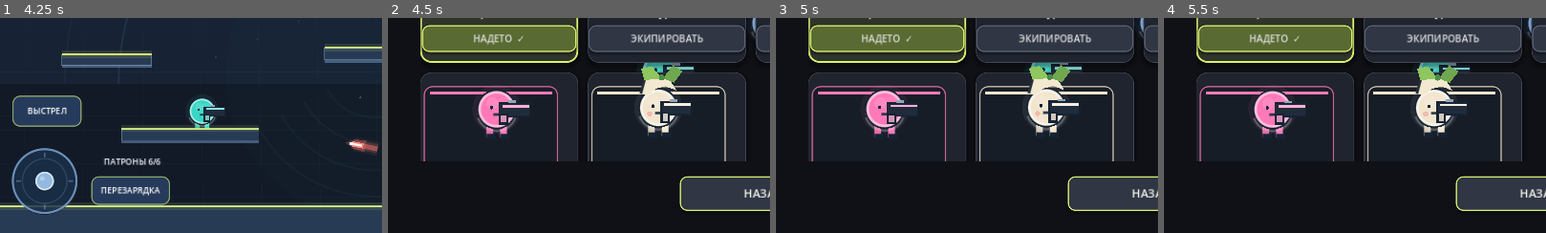
Above: before the commit, frames 1-4 (left to right).
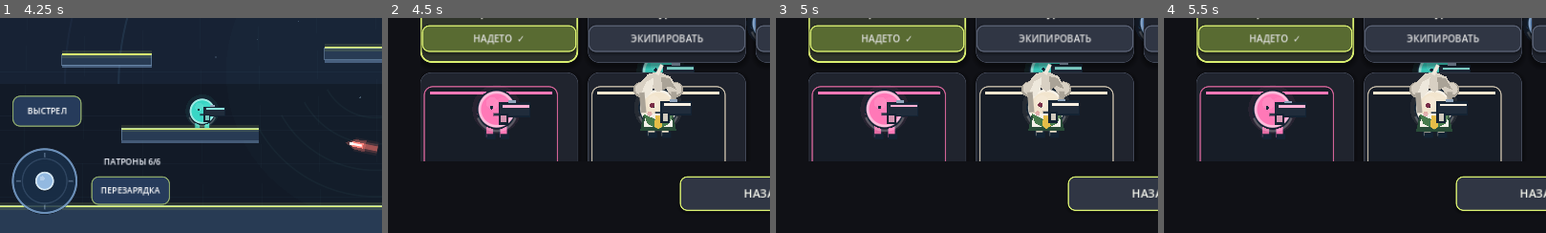
Above: after the commit, the same moments.

Repository: loslam-del/Kiwi-rounds
Game: Godot game, scene res://scenes/main.tscn
Two runs of this game, one before a commit and one after it. Both use one fixed random seed, a clock stepped at 60 frames per second and the inputs below.
Inputs:
- Up to frame 1 (4.25 s): click "ИГРАТЬ" at 0.5 s; click "ОНЛАЙН — ПОЗЖЕ" at 1.25 s; click "НАЗАД" at 2 s; click "ПРОТИВ БОТОВ" at 2.75 s; click "ЛЁГКАЯ" at 3.5 s
- Up to frame 2 (4.5 s): click "СКИН: Бирюзовый" at 4.25 s
- Up to frame 3 (5 s): no input
- Up to frame 4 (5.5 s): click "НАДЕТО ✓" at 5 s
The pictures show only the part of the screen within x 1-51%, y 50-100%; the shares and areas given below are measured in that part.

Frame 1 is identical in both runs. In frame 2, 1.8% of the frame differs, in the area x 64-78%, y 21-53%; in frame 3, 1.8%; in frame 4, 1.9%.

Commit message:
Redesign Kiwi skin with school uniform and recognizable features

Diff:
--- a/scripts/player.gd
+++ b/scripts/player.gd
@@ -393,14 +393,37 @@
         draw_set_transform(Vector2.ZERO,0.0,Vector2(facing,1.0))
 
     if skin_style == "kiwi":
-        # Kiwi Araga-inspired cosmetic: cream-blonde fringe and a green leaf bow.
-        draw_colored_polygon(PackedVector2Array([center+Vector2(-20,-17),center+Vector2(-16,-32),center+Vector2(-4,-39),center+Vector2(12,-34),center+Vector2(21,-20),center+Vector2(8,-25),center+Vector2(-3,-22),center+Vector2(-13,-14)]),Color("#f3e8d0"))
-        draw_line(center+Vector2(-20,-17),center+Vector2(-16,-32),Color("#27303a"),1.8,true)
-        draw_colored_polygon(PackedVector2Array([center+Vector2(4,-34),center+Vector2(-8,-48),center+Vector2(-20,-45),center+Vector2(-16,-32)]),Color("#8fc65e"))
-        draw_colored_polygon(PackedVector2Array([center+Vector2(5,-34),center+Vector2(17,-49),center+Vector2(28,-42),center+Vector2(18,-29)]),Color("#6fa84f"))
-        draw_circle(center+Vector2(4,-35),3.5,Color("#4c8d45"))
-        draw_circle(center+Vector2(-10,7),3.0,Color("#eea6a0",0.65))
-        draw_circle(center+Vector2(10,7),3.0,Color("#eea6a0",0.65))
+        # Kiwi's school look: ash-blonde low twin buns, face-framing locks and uniform.
+        var hair := Color("#d8d0c3")
+        var hair_light := Color("#eee8dc")
+        var hair_shadow := Color("#aaa397")
+        var shirt := Color("#f4f0e8")
+        var green := Color("#477b4c")
+        var green_dark := Color("#294c38")
+        var tie := Color("#e5bd48")
+        # White shirt, green sailor collar and yellow necktie.
+        draw_colored_polygon(PackedVector2Array([center+Vector2(-17,8),center+Vector2(17,8),center+Vector2(21,27),center+Vector2(-21,27)]),green_dark)
+        draw_colored_polygon(PackedVector2Array([center+Vector2(-15,7),center+Vector2(15,7),center+Vector2(17,22),center+Vector2(-17,22)]),shirt)
+        draw_colored_polygon(PackedVector2Array([center+Vector2(-17,7),center+Vector2(-4,13),center+Vector2(0,19),center+Vector2(4,13),center+Vector2(17,7),center+Vector2(13,18),center+Vector2(0,25),center+Vector2(-13,18)]),green)
+        draw_colored_polygon(PackedVector2Array([center+Vector2(-3,9),center+Vector2(3,9),center+Vector2(5,21),center+Vector2(0,25),center+Vector2(-5,21)]),tie)
+        # Low twin buns behind the head.
+        draw_circle(center+Vector2(-20,-21),9.0,hair_shadow)
+        draw_circle(center+Vector2(-20,-22),7.0,hair)
+        draw_circle(center+Vector2(20,-21),9.0,hair_shadow)
+        draw_circle(center+Vector2(20,-22),7.0,hair)
+        # Ash-blonde layered fringe, shoulder-length side locks and ahoge.
+        draw_colored_polygon(PackedVector2Array([center+Vector2(-22,-12),center+Vector2(-21,-29),center+Vector2(-12,-39),center+Vector2(0,-42),center+Vector2(14,-36),center+Vector2(22,-22),center+Vector2(18,-12),center+Vector2(8,-23),center+Vector2(0,-18),center+Vector2(-8,-24),center+Vector2(-17,-13)]),hair)
+        draw_colored_polygon(PackedVector2Array([center+Vector2(-20,-16),center+Vector2(-14,-30),center+Vector2(-5,-35),center+Vector2(-7,-20),center+Vector2(-13,-12)]),hair_light)
+        draw_colored_polygon(PackedVector2Array([center+Vector2(3,-36),center+Vector2(13,-34),center+Vector2(21,-21),center+Vector2(12,-25),center+Vector2(5,-20)]),hair_shadow)
+        draw_line(center+Vector2(-19,-17),center+Vector2(-17,5),hair_shadow,5.0,true)
+        draw_line(center+Vector2(18,-18),center+Vector2(17,4),hair_shadow,5.0,true)
+        draw_line(center+Vector2(-1,-39),center+Vector2(4,-49),hair_light,3.0,true)
+        # Wine-red eyes, a beauty mark and soft cheek color.
+        draw_circle(center+Vector2(-7,-3),2.8,Color("#792f48"))
+        draw_circle(center+Vector2(7,-3),2.8,Color("#792f48"))
+        draw_circle(center+Vector2(13,5),1.6,Color("#3b2930"))
+        draw_circle(center+Vector2(-10,7),2.8,Color("#d88c91",0.62))
+        draw_circle(center+Vector2(10,7),2.8,Color("#d88c91",0.62))
 
     if hit_flash > 0.0:
         draw_circle(center, 26.0, Color(1.0,0.45,0.34,hit_flash*0.24))
